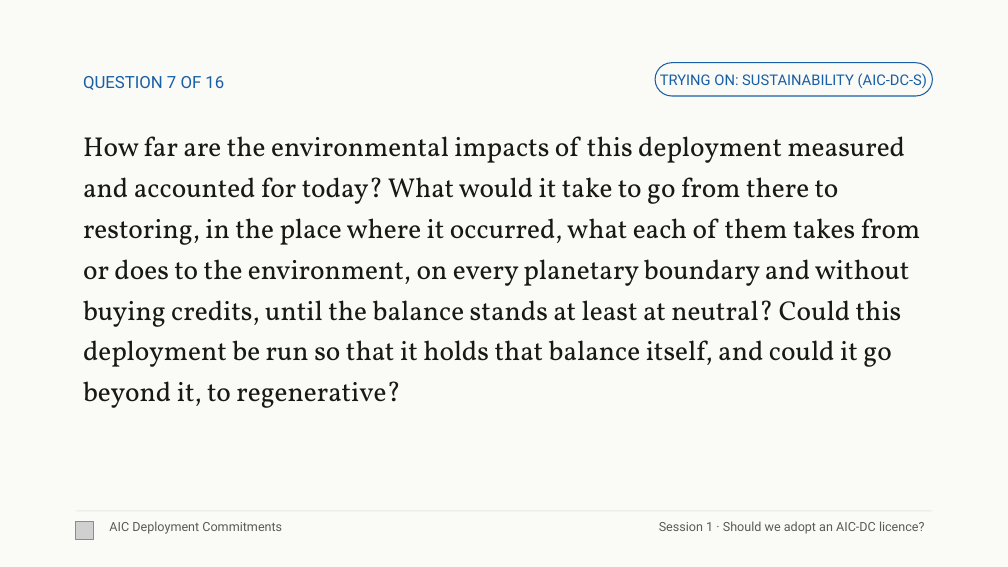
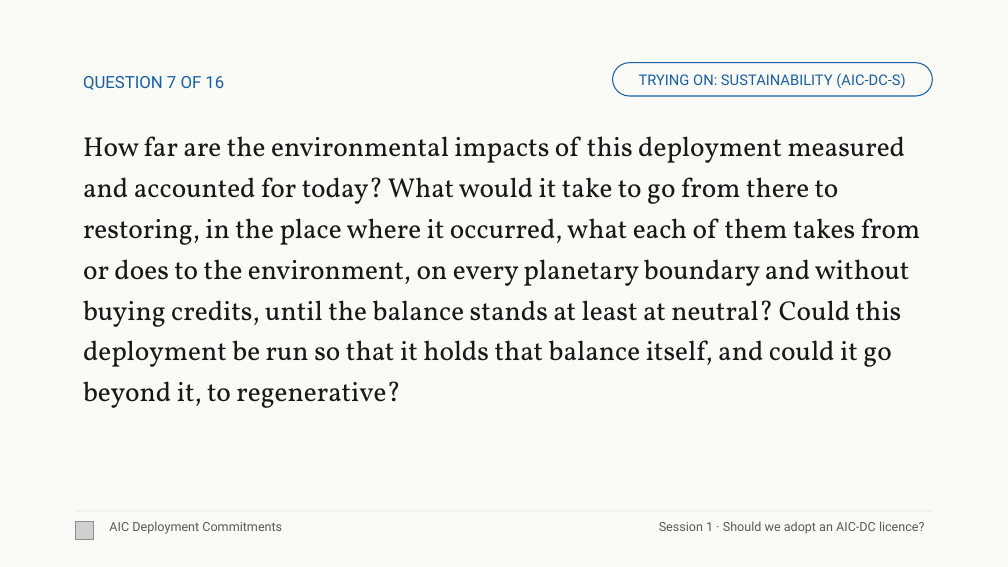
Before and after one commit to emlenartowicz/aic-dc-decks, a slide deck: slide 13 of session-1/session-1.pptx. Drawn at 1008x567 pixels with LibreOffice and Linux fonts; fonts in the diff are those of the drawing; grey boxes stand for pictures. Boxes give left, top, right and bottom in pixels: in the first picture for what was removed or moved away, otherwise in the second. Text is boxed around its words. In the diff, an @@ line names an element or a change of style, - is before the commit and + after.

```diff
--- a/session-1/session-1.pptx
+++ b/session-1/session-1.pptx
@@ rounded rectangle "TRYING ON: SUSTAINABILITY (AIC-DC-S)": place and size @@
-rounded rectangle "TRYING ON: SUSTAINABILITY (AIC-DC-S)" at bbox=[655, 63, 932, 96]
+rounded rectangle "TRYING ON: SUSTAINABILITY (AIC-DC-S)" at bbox=[613, 63, 932, 96]
```
Also in this commit, not shown: 5 other slides changed, 3 other files.
